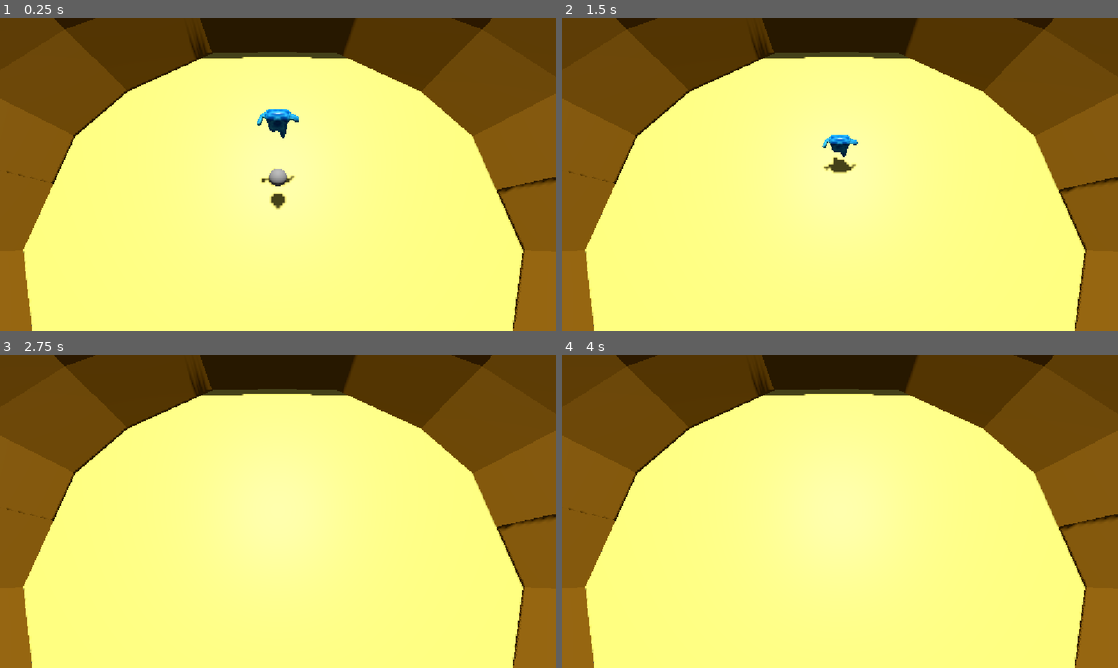
Above: before the commit, frames 1-4 (two rows, left to right).
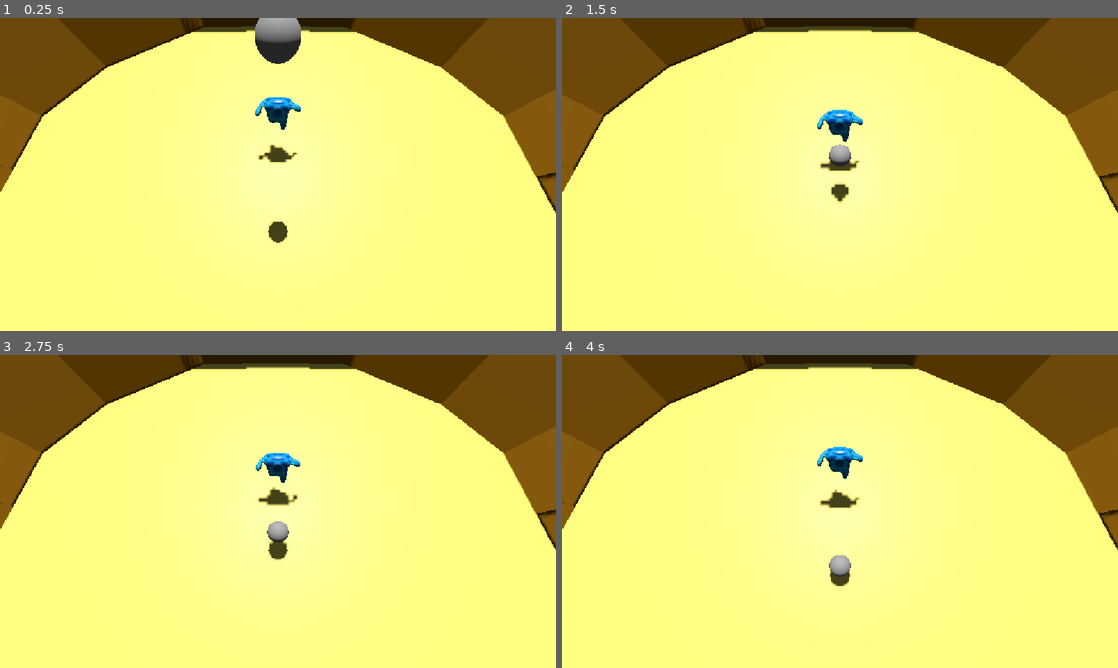
Above: after the commit, the same moments.

Repository: wildevi26250-tech/tcob
Game: Godot game, scene res://Main.tscn
Same seed, same stepped clock (60 frames per second), same inputs: the game is played once before the commit and once after it.
Inputs (mouse positions are in pixels of both pictures, inside the frame that each line leads up to):
- Up to frame 1 (0.25 s): no input
- Up to frame 2 (1.5 s): tap Enter at 0.5 s; move the mouse to (962, 158) at 0.52 s; hold D (right) 0.53-1.25 s; click (962, 158) at 0.67 s; tap Space (Jump) at 0.77 s; drag from (728, 190) to (812, 237) at 1.27 s
- Up to frame 3 (2.75 s): move the mouse to (333, 442) at 2.02 s; hold D (right) from 2.03 s (still down)
- Up to frame 4 (4 s): release D (right) at 2.75 s; drag from (812, 574) to (673, 464) at 2.77 s; move the mouse to (1006, 558) at 3.52 s; hold A (left) from 3.53 s (still down); tap Space (Jump) at 3.77 s

The runs differ from the first frame. In frame 1, 20% of the frame differs, in the area x 0-100%, y 0-100%; in frame 2, 20%; in frame 3, 20%; in frame 4, 20%.
Error before the commit: Cannot call method 'has_animation' on a null value. (res://character_body_3d.gd:58)

Commit message:
vufut7dhuyt

Diff:
--- a/Enemy.tscn
+++ b/Enemy.tscn
@@ -4,7 +4,7 @@
 [ext_resource type="Script" uid="uid://br5i1ifcd2tyg" path="res://rigid_body_3d.gd" id="2_s7bn3"]
 
 [sub_resource type="PhysicsMaterial" id="PhysicsMaterial_ly3xq"]
-bounce = 5.9
+bounce = 0.46
 
 [sub_resource type="CapsuleMesh" id="CapsuleMesh_ly3xq"]
 radius = 0.9472656
@@ -29,4 +29,3 @@
 [node name="Timer" type="Timer" parent="RigidBody3D" unique_id=1940410743]
 
 [connection signal="timeout" from="RigidBody3D/Timer" to="." method="_on_timer_timeout"]
-[connection signal="timeout" from="RigidBody3D/Timer" to="RigidBody3D" method="_on_timer_timeout"]
--- a/Level.tscn
+++ b/Level.tscn
@@ -1,4 +1,10 @@
 [gd_scene format=3 uid="uid://bf8622s805cqh"]
 
+[sub_resource type="WorldBoundaryShape3D" id="WorldBoundaryShape3D_ly3xq"]
+
 [node name="StaticBody3D" type="StaticBody3D" unique_id=1772989298]
-transform = Transform3D(25.004995, 0, 0, 0, 25.004995, 0, 0, 0, 25.004995, 0.0061059, -6.213094, 0.13583085)
+transform = Transform3D(25.004995, 0, 0, 0, 25.004995, 0, 0, 0, 25.004995, 0, 0, 0)
+
+[node name="CollisionShape3D" type="CollisionShape3D" parent="." unique_id=1630148834]
+transform = Transform3D(1, 0, 0, 0, 1, 0, 0, 0, 1, 0, 0.03687099, 0)
+shape = SubResource("WorldBoundaryShape3D_ly3xq")
--- a/Main.tscn
+++ b/Main.tscn
@@ -16,15 +16,56 @@
 volumetric_fog_emission_energy = 392.31
 volumetric_fog_gi_inject = 0.07
 
+[sub_resource type="GDScript" id="GDScript_fos0i"]
+script/source = "extends CharacterBody3D
+
+@onready var play_anim = $\"tcob-player/AnimationPlayer\"
+@onready var rig = $\"tcob-player/rig\"
+const SPEED = 5.0
+const JUMP_VELOCITY = 4.5
+var dash_speed = 100
+
+
+func _physics_process(delta: float) -> void:
+	# Add the gravity.
+	if not is_on_floor():
+		velocity += get_gravity() * delta
+
+	# Handle jump.
+	if Input.is_action_just_pressed(\"ui_accept\") and is_on_floor():
+		velocity.y = JUMP_VELOCITY
+
+	# Get the input direction and handle the movement/deceleration.
+	# As good practice, you should replace UI actions with custom gameplay actions.
+	var input_dir := Input.get_vector(\"ui_left\", \"ui_right\", \"ui_up\", \"ui_down\")
+	var direction := (transform.basis * Vector3(input_dir.x, 0, input_dir.y)).normalized()
+	if direction:
+		velocity.x = direction.x * SPEED
+		velocity.z = direction.z * SPEED
+		play_anim.play(\"rigAction\")
+	else:
+		velocity.x = move_toward(velocity.x, 0, SPEED)
+		velocity.z = move_toward(velocity.z, 0, SPEED)
+
+	if Input.is_action_just_pressed(\"ui_accept\") && not is_on_floor():
+		var dash_dir =$\".\".transform.basis.z.normalized()
+		velocity = dash_dir * SPEED * 5
+		velocity.y = 0
+
+	move_and_slide()
+"
+
 [node name="Node3D2" type="Node3D" unique_id=414517466]
 
 [node name="WorldEnvironment" type="WorldEnvironment" parent="." unique_id=1752389180]
 environment = SubResource("Environment_p3a75")
 
 [node name="CharacterBody3D" parent="." unique_id=1254943193 instance=ExtResource("1_uu6xs")]
-transform = Transform3D(1, 0, 0, 0, 1, 0, 0, 0, 1, 0, 2.0107012, -4.4935646)
+transform = Transform3D(1, 0, 0, 0, 1, 0, 0, 0, 1, 0, 3.511989, -4.4935646)
+script = SubResource("GDScript_fos0i")
 
-[node name="Node3D" parent="." unique_id=697635447 instance=ExtResource("3_r0du0")]
+[node name="Enemy" parent="." unique_id=697635447 instance=ExtResource("3_r0du0")]
+transform = Transform3D(1, 0, 0, 0, 1, 0, 0, 0, 1, 0, 15.048676, 0)
 
 [node name="DirectionalLight3D" type="DirectionalLight3D" parent="." unique_id=535740762]
 transform = Transform3D(1, 0, 0, 0, -0.37273467, 0.927938, 0, -0.927938, -0.37273467, 0, 15.476816, 7.8666115)
--- a/colosseum.tscn
+++ b/colosseum.tscn
@@ -66,9 +66,18 @@
 blend_shape_mode = 0
 shadow_mesh = SubResource("ArrayMesh_7udf2")
 
+[sub_resource type="WorldBoundaryShape3D" id="WorldBoundaryShape3D_qo6vf"]
+
 [node name="colosseum" type="Node3D" unique_id=42025773]
 transform = Transform3D(4, 0, 0, 0, 4, 0, 0, 0, 4, 0, 0, 0)
 
 [node name="Cube" type="MeshInstance3D" parent="." unique_id=78876776]
-transform = Transform3D(1, 0, 0, 0, 1, 1.7484555e-07, 0, -1.7484555e-07, 1, -9.0100765, 0, 0)
+transform = Transform3D(1, 0, 0, 0, 1, 1.7484555e-07, 0, -1.7484555e-07, 1, -9.01, 1.071, 0)
 mesh = SubResource("ArrayMesh_nvhyl")
+
+[node name="StaticBody3D2" type="StaticBody3D" parent="." unique_id=823690052]
+transform = Transform3D(1, 0, 0, 0, 1, 0, 0, 0, 1, 0, -0.09949589, 0)
+
+[node name="CollisionShape3D" type="CollisionShape3D" parent="StaticBody3D2" unique_id=1081577159]
+transform = Transform3D(1, 0, 0, 0, 1, 0, 0, 0, 1, 0, -0.9275615, 0)
+shape = SubResource("WorldBoundaryShape3D_qo6vf")
--- a/enemy.gd
+++ b/enemy.gd
@@ -12,9 +12,7 @@
 
 # Called every frame. 'delta' is the elapsed time since the previous frame.
 func _process(delta: float) -> void:
-	timer.start()
-	get_tree().create_timer(1.0)
-
+	pass
 
 func _physics_process(delta: float) -> void:
 	if is_on_floor():
--- a/rigid_body_3d.gd
+++ b/rigid_body_3d.gd
@@ -10,7 +10,13 @@
 
 # Called every frame. 'delta' is the elapsed time since the previous frame.
 func _process(delta: float) -> void:
-	if Global.jump == 1 && Global.on_floor == 1:
-		linear_velocity.x += randi_range(1, 50)
-		linear_velocity.z += randi_range(1, 50)
-		linear_velocity.y += randi_range(50, 100)
+
+	get_tree().create_timer(2)
+
+
+
+
+func _on_timer_timeout() -> void:
+	linear_velocity.x += randi_range(1, 50)
+	linear_velocity.z += randi_range(1, 50)
+	linear_velocity.y += randi_range(50, 100)
Not shown, changed: character_body_3d.gd.uid
